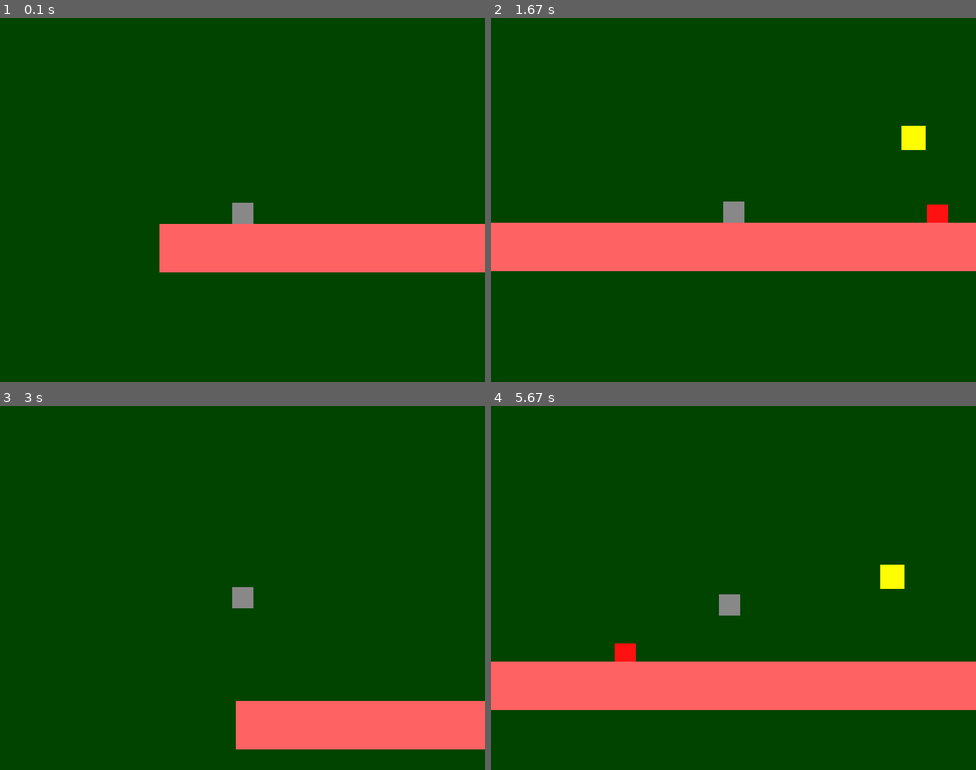
Above: before the commit, frames 1-4 (two rows, left to right).
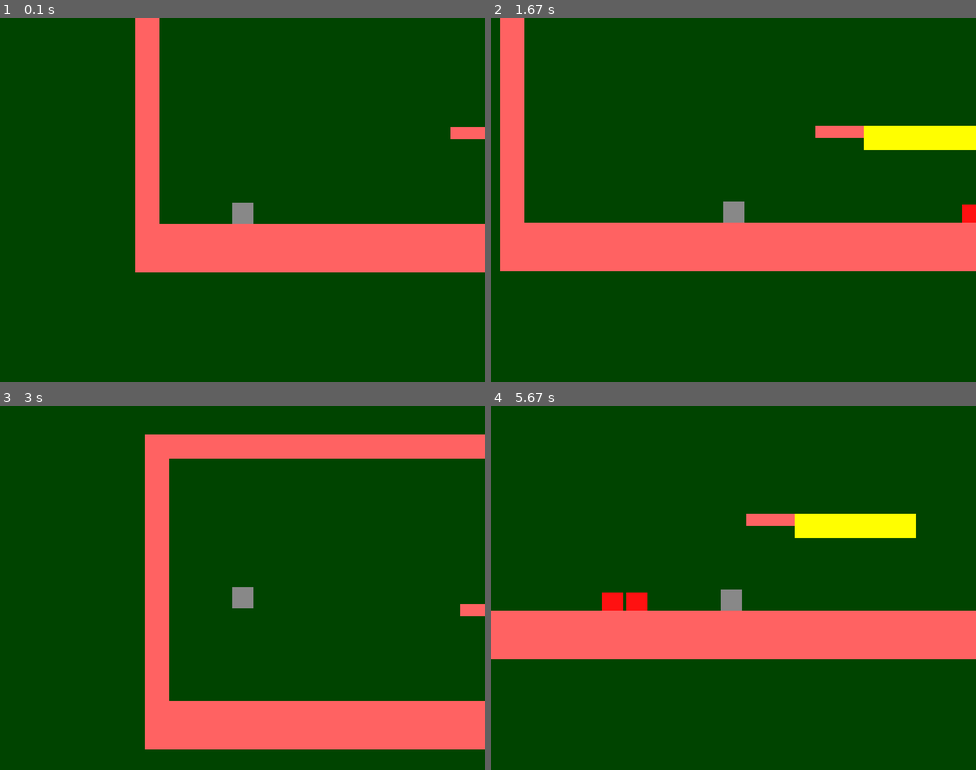
Above: after the commit, the same moments.

Repository: Shaker-Z/ProjectPygame
Game: pygame game, started from Project PyGame/game.py
The game is run twice, just before and just after one commit, with the same random seed, the same clock (stepped at 60 frames per second) and the same inputs.
Inputs:
- Up to frame 1 (0.1 s): no input
- Up to frame 2 (1.67 s): hold Right 0.33-0.8 s; hold Left 0.83-1.13 s; hold Right 1.17-1.63 s
- Up to frame 3 (3 s): hold Left 1.67-2.2 s; hold Left 2.23-2.63 s; hold Up from 2.67 s (still down)
- Up to frame 4 (5.67 s): release Up at 3.03 s; hold Right 3.07-3.7 s; hold Left 3.73-4.2 s; hold Right 4.23-4.7 s; hold Up 4.73-5.03 s; hold Right 5.07-5.53 s; hold Left from 5.57 s (still down)

The runs differ from the first frame. In frame 1, 3.7% of the frame differs, in the area x 27-100%, y 0-70%; in frame 2, 5.0%; in frame 3, 11%; in frame 4, 30%, in the area x 0-100%, y 29-84%.

Commit message:
some fix, new level(completed)

Diff:
--- a/Project PyGame/blocks.py
+++ b/Project PyGame/blocks.py
@@ -2,6 +2,8 @@
 
 PLATFORM_WIDTH = 40
 PLATFORM_HEIGHT = 40
+FL_PLATFORM_WIDTH = 40
+FL_PLATFORM_HEIGHT = 20
 PLATFORM_COLOR = "#FF6262"
 BLOCK_COLOR = "#fffe00"
 
@@ -20,6 +22,27 @@
         self.image.fill(pygame.Color(BLOCK_COLOR))
 
 
+class FlyingPlatform(pygame.sprite.Sprite):
+    def __init__(self, x, y):
+        pygame.sprite.Sprite.__init__(self)
+        # self.start_pos = (x, y)
+        self.image = pygame.Surface((FL_PLATFORM_WIDTH, FL_PLATFORM_HEIGHT))
+        self.image.fill(pygame.Color(PLATFORM_COLOR))
+        self.rect = pygame.Rect(x, y, FL_PLATFORM_WIDTH, FL_PLATFORM_HEIGHT)
+        self.tik = [0, False]
+
+    def fall(self):
+        self.tik[1] = True
+
+    def update(self):
+        if self.tik[1]:
+            self.tik[0] += 1
+        if self.tik[0] >= 20:
+            self.rect.y += 3
+        if self.tik[0] >= 200:
+            self.kill()
+
+
 class EnemyPlatform(Platform):
     def __init__(self, x, y):
         Platform.__init__(self, x, y)
--- a/Project PyGame/enemy.py
+++ b/Project PyGame/enemy.py
@@ -26,7 +26,8 @@
         self.onGround = False
         self.killable = True
 
-    def update(self,  platforms, enemys):
+    def update(self, platforms, enemys):
+
         if not self.onGround:
             self.yvel += GRAVITY
         self.onGround = False
@@ -67,7 +68,7 @@
 
     def hide(self):
         self.killable = True
-        self.xvel = MOVE_SPEED + 3.5
+        self.xvel = MOVE_SPEED + 3
         self.image = pygame.Surface((WIDTH+3, HEIGHT))
         self.image.fill(pygame.Color(HG_COLOR))
         self.rect = pygame.Rect(self.rect.x, self.rect.y, WIDTH+3, HEIGHT)
--- a/Project PyGame/game.py
+++ b/Project PyGame/game.py
@@ -33,11 +33,13 @@
     entities = pygame.sprite.Group()
     enemys = pygame.sprite.Group()
     updateble_platforms = pygame.sprite.Group()
+    fl_platforms = pygame.sprite.Group()
     platforms = []
     enemy_platforms = []
     win_platforms = []
     camera = Camera()
-    with open('level.txt', mode='rt', encoding='utf-8') as fl_level:
+    levelname = 'level2.txt'
+    with open(levelname, mode='rt', encoding='utf-8') as fl_level:
         level = fl_level.readlines()
     x = 0
     y = 0
@@ -61,6 +63,11 @@
                 bl = Block(x, y)
                 entities.add(bl)
                 platforms.append(bl)
+            if col == '_':
+                fp = FlyingPlatform(x, y)
+                entities.add(fp)
+                platforms.append(fp)
+                fl_platforms.add(fp)
             if col == '%':
                 ep = EnemyPlatform(x, y)
                 entities.add(ep)
@@ -112,6 +119,7 @@
         camera.update(hero)
         hero.update(left, right, up, platforms, enemys)
         enemys.update(enemy_platforms, enemys)
+        fl_platforms.update()
 
         for sprite in entities:
             camera.apply(sprite)
--- a/Project PyGame/level2.txt
+++ b/Project PyGame/level2.txt
@@ -1,12 +1,13 @@
 -------------------------------------------------------------------------------------------------------------------------------------------------------------------------------------------------
+-                                                                 --  ------  ----      ----
 -                                                                 --  ------  ----      ----
 -                                                                 --  ------  ---- % +% ----
 -                                                               --        --   -    --
 -                                                - ---- -       --        --   -    --           ------                                                                                      !!!
--                                    #           - -  - -       --        --   - -  -- %+ + %    ------                                                  +        ------                     !!!
--              #####           - -               ---  ---       ----  ------   ---  --  ----                                 ^                          +--                                  !!!
+-                                    #           - -  - -       --        --   - -  -- %+   %    ------                                                  +        ------                     !!!
+-            __#####           - -               ---  ---       ----  ------   ---  --  ----                                 ^                          +--                                  !!!
 -                            - - - -   -                          --                                                    ^    -          --              ---                      ----------------
 -                        + - - - - -   - -                        --                                                    -    -    ^     --             ----                      ----------------
--                       +- - - - - - + - -          = =                =   + +               % %                   + + +-    -  + -     -- %          -----        =             ----------------
+-   *                   +- - - - - - + - -          = =           %%   =   + +               % %                   + + +-    -  + -     -- %          -----      % =      %      ----------------
 ---------------------------------------------------------------------------------------------   --------------------------------------  --  ---------------  ___  --------  ___  ----------------
 ---------------------------------------------------------------------------------------------   --------------------------------------  --  ---------------       --------       ----------------
--- a/Project PyGame/player.py
+++ b/Project PyGame/player.py
@@ -1,6 +1,6 @@
 import pygame
 
-MOVE_SPEED = 7
+MOVE_SPEED = 4.5
 WIDTH = 35
 HEIGHT = 35
 JUMP_POWER = 11
@@ -13,8 +13,7 @@
         pygame.sprite.Sprite.__init__(self)
         self.hp = 5
         self.xvel = 0
-        self.startX = x
-        self.startY = y
+        self.start_pos = (x, y)
         self.image = pygame.Surface((WIDTH, HEIGHT))
         self.image.fill(pygame.Color(COLOR))
         self.rect = pygame.Rect(x, y, WIDTH, HEIGHT)
@@ -31,7 +30,6 @@
 
         if right:
             self.xvel = MOVE_SPEED
-
         if not (left or right):
             self.xvel = 0
         if not self.onGround:
@@ -62,6 +60,8 @@
                     self.rect.bottom = p.rect.top
                     self.onGround = True
                     self.yvel = 0
+                    if p.__class__.__name__ == 'FlyingPlatform':
+                        p.fall()
 
                 if yvel < 0:
                     self.rect.top = p.rect.bottom
@@ -72,9 +72,8 @@
         for e in enemys:
             if pygame.sprite.collide_rect(self, e):
                 if (self.rect.collidepoint(e.rect.midtop) or
-                        self.rect.collidepoint(e.rect.topleft[0] + 10, e.rect.topleft[1]) or
-                        self.rect.collidepoint(e.rect.topright[0] - 10, e.rect.topright[1]) or
-                        self.rect.collidepoint(e.rect.center)) and \
+                        self.rect.collidepoint(e.rect.topleft[0] + 5, e.rect.topleft[1]) or
+                        self.rect.collidepoint(e.rect.topright[0] - 5, e.rect.topright[1])) and \
                         not self.onGround and self.on_enemy(enemys) and self.clock.get_time() > 100:
                     self.yvel = -JUMP_POWER * 0.6
                     if e.killable:
